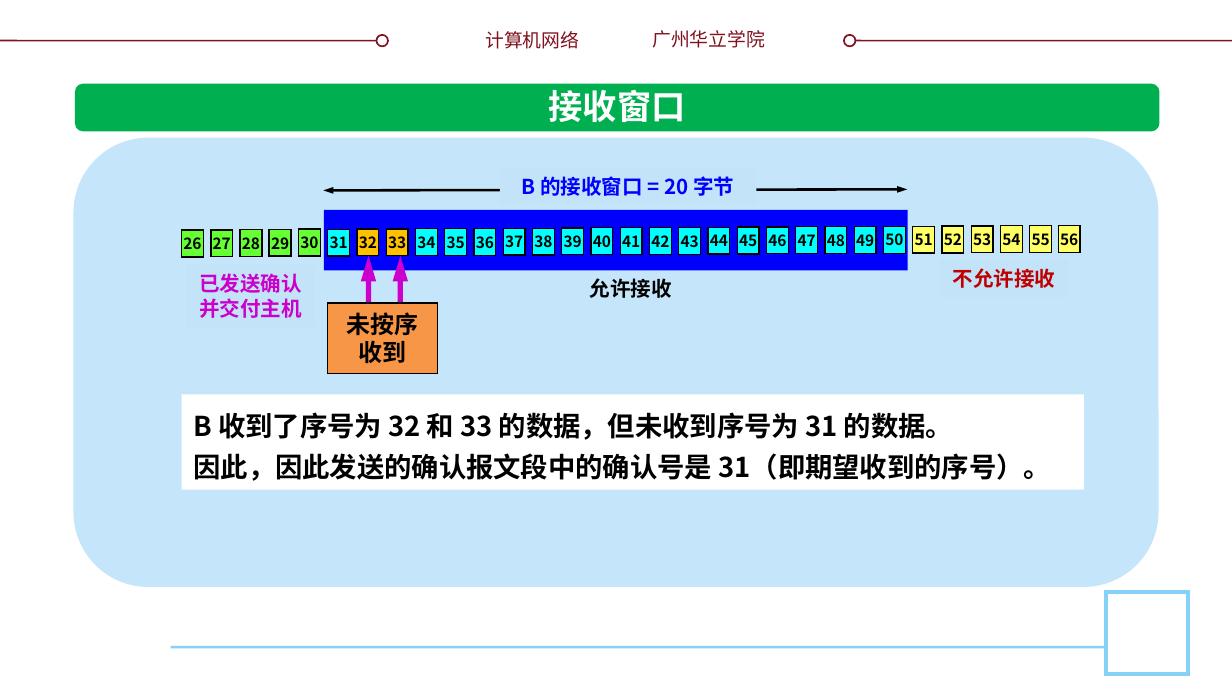
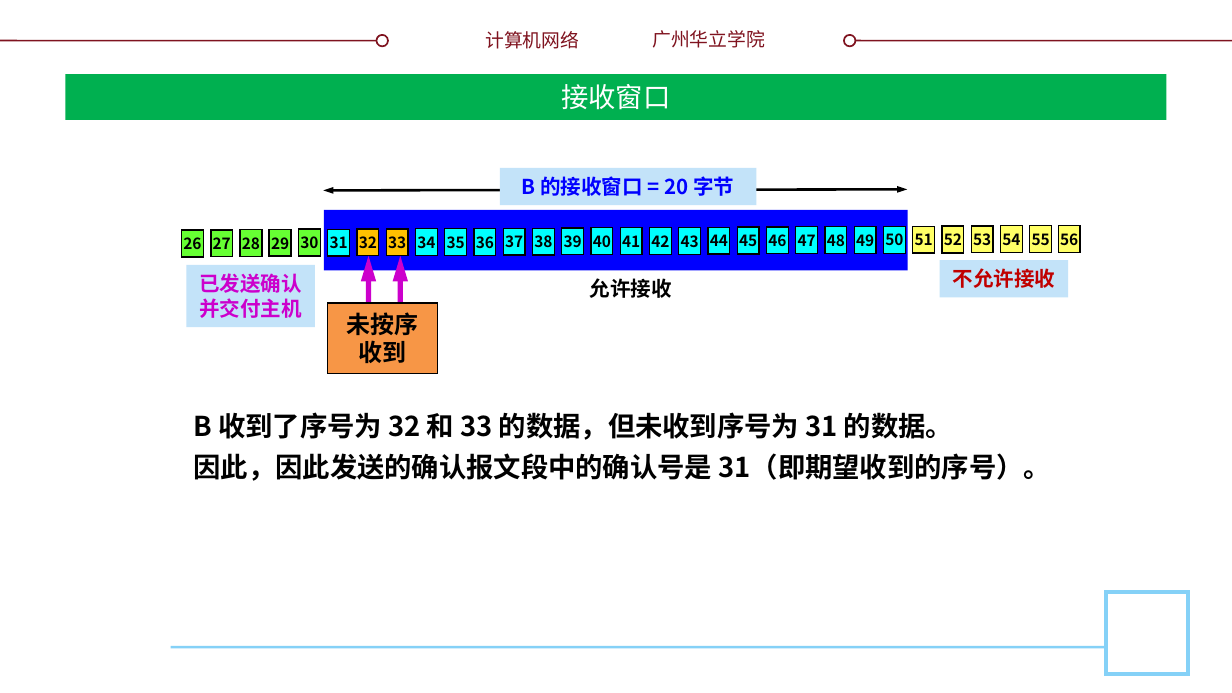
Before and after one commit to glplaman/glplaman.github.io, a slide deck: slide 98 of network/ppt/chap5.pptx (slide 95 before the commit). Drawn at 1232x693 pixels with LibreOffice and Linux fonts; fonts in the diff are those of the drawing; background and template pictures are left out. Boxes give left, top, right and bottom in pixels: in the first picture for what was removed or moved away, otherwise in the second. Text is boxed around its words. In the diff, an @@ line names an element or a change of style, - is before the commit and + after.

```diff
--- a/network/ppt/chap5.pptx
+++ b/network/ppt/chap5.pptx
@@ title "接收窗口": place and size @@
-title "接收窗口" at bbox=[549, 90, 686, 122]
+title "接收窗口" at bbox=[65, 74, 1167, 120]
@@ title "接收窗口" at bbox=[65, 74, 1167, 120]: size 20 to 16 pt, font Noto Sans CJK SC to Montserrat, bold off; vertical alignment top to middle; fill none to #00B050 @@
@@ rounded rectangle removed at bbox=[75, 84, 1159, 132] @@
@@ rounded rectangle removed at bbox=[74, 138, 1159, 588] @@
@@ 2 rectangles, 1 text: place and size @@
-2 rectangles, 1 text at bbox=[181, 268, 1083, 489]
+2 rectangles, 1 text at bbox=[186, 260, 1068, 481]
```
Also in this commit, not shown: 40 other slides changed, 3 slides added, 11 other files.
